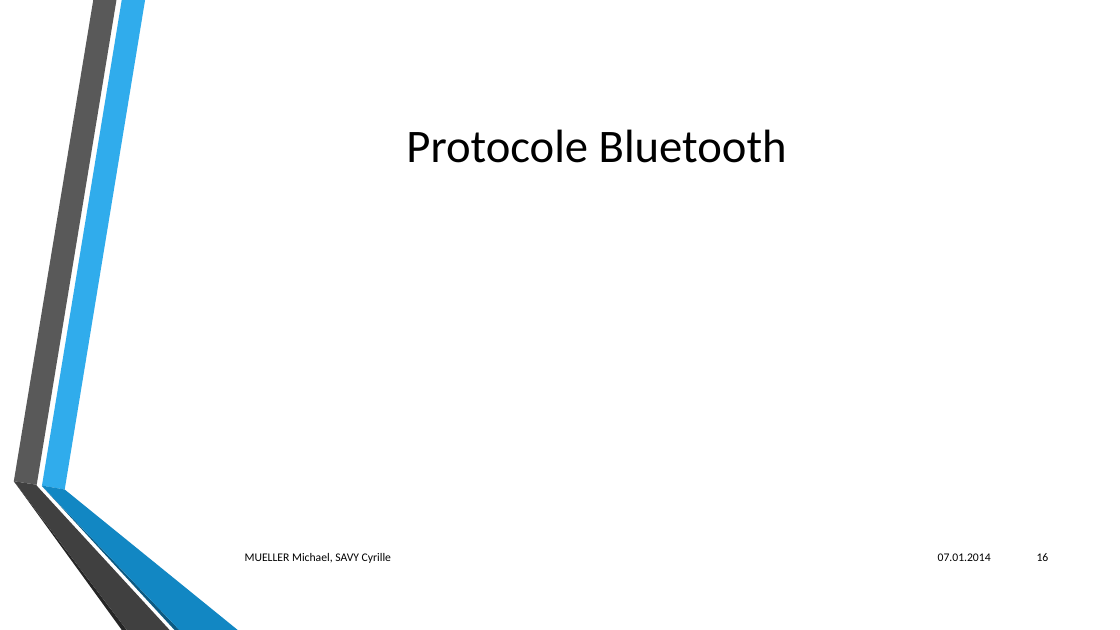
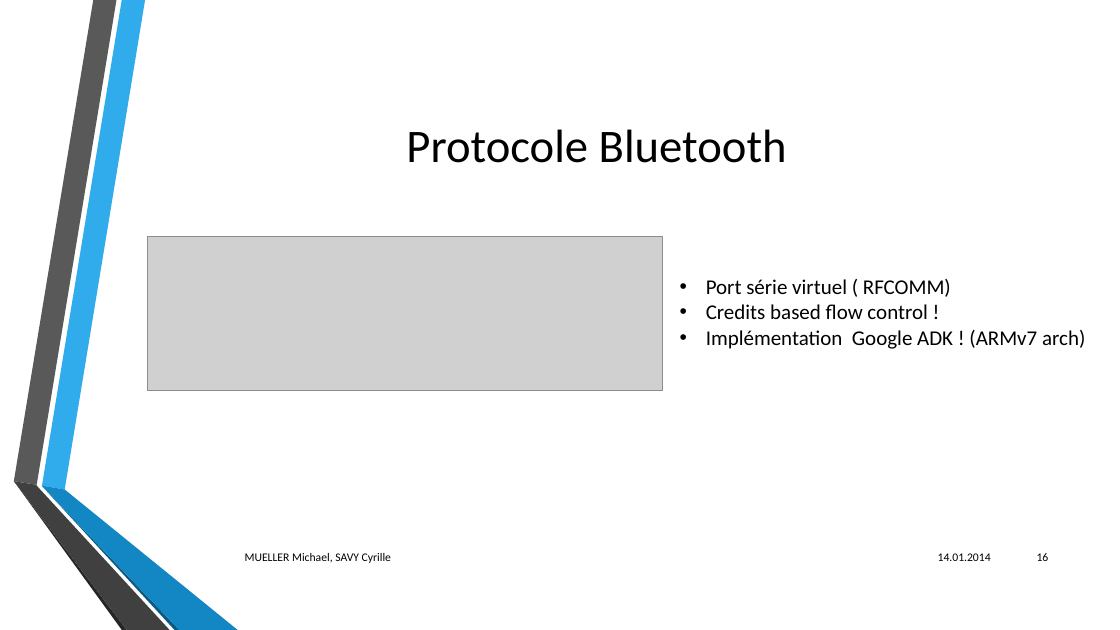
Before and after one commit to CyrilleSavy/BluetoothDevMob, a slide deck: slide 16 of Bluetooth sur Android.pptx. Drawn at 1120x630 pixels with LibreOffice and Linux fonts; fonts in the diff are those of the drawing; grey boxes stand for pictures; background and template pictures are left out. Boxes give left, top, right and bottom in pixels: in the first picture for what was removed or moved away, otherwise in the second. Text is boxed around its words. In the diff, an @@ line names an element or a change of style, - is before the commit and + after.

```diff
--- a/Bluetooth sur Android.pptx
+++ b/Bluetooth sur Android.pptx
@@ picture added at box(147, 236, 663, 390) @@
@@ text added at box(706, 279, 1085, 349), 18 pt, text #000000 @@
+• Port série virtuel ( RFCOMM)
+• Credits based flow control !
+• Implémentation Google ADK ! (ARMv7 arch)
@@ text at box(938, 553, 991, 561): text changed @@
-07.01.2014
+14.01.2014
```
Also in this commit, not shown: 17 other slides changed.
